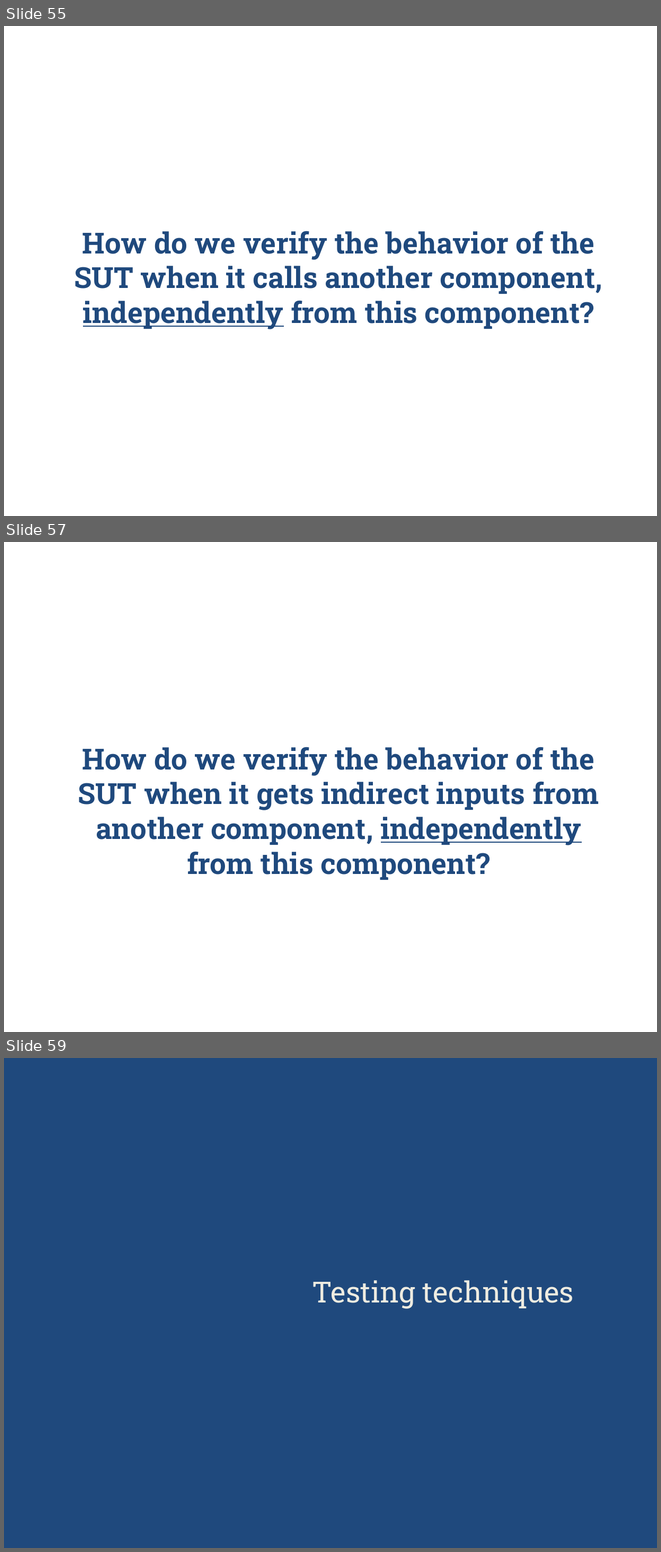
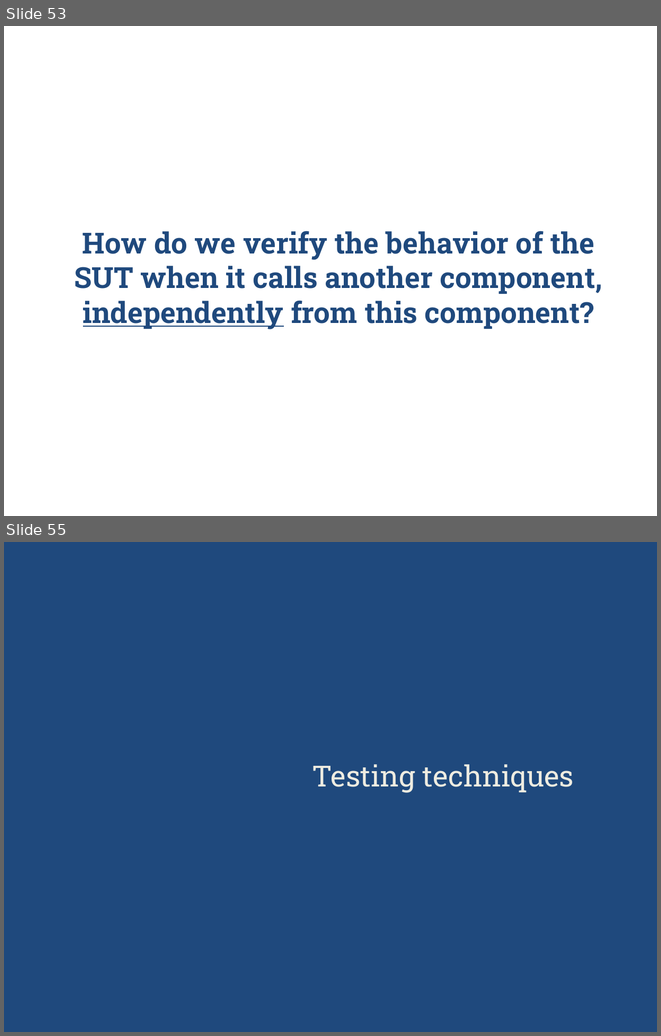
Before and after one commit to zarras/myy803-slides, a slide deck: 6-SoftEng-Testing.ppt. Shown one above the other, each under a label of ours: slides 55, 57 and 59 before the commit, slides 53 and 55 after it; the slides between them are not shown. The pictures are 661x1552 and 661x1036 pixels, drawn with LibreOffice and Linux fonts; fonts in the diff are those of the drawing. Boxes give left, top, right and bottom in pixels: in the first picture for what was removed or moved away, otherwise in the second. Text is boxed around its words. In the diff, an @@ line names an element or a change of style, - is before the commit and + after.

```diff
--- a/6-SoftEng-Testing.ppt
+++ b/6-SoftEng-Testing.ppt
@@ slide 57 removed at (4, 542, 657, 1032), background #FFFFFF @@
@@ text removed at (78, 747, 599, 880) @@
-How do we verify the behavior of the SUT when it gets indirect inputs from another component, independently from this component?
@@ what was slide 55 is now slide 53 @@
@@ what was slide 59 is now slide 55 @@
```
Also in this commit, not shown: 2 slides changed, 3 other slides removed, 1 other file.
